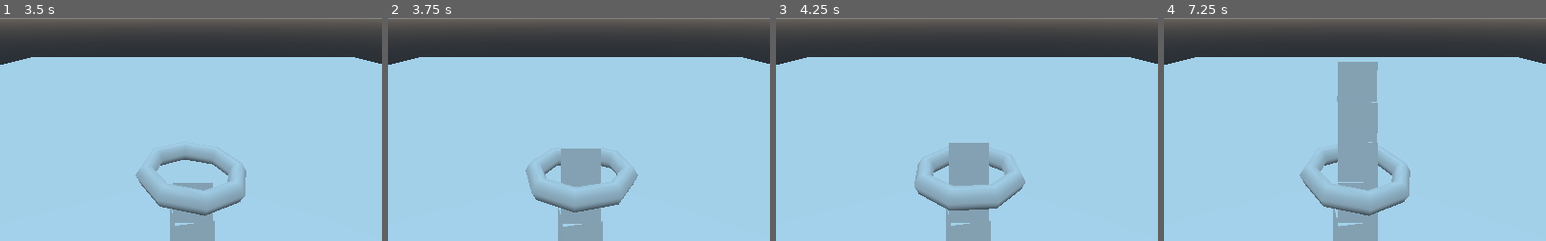
Above: before the commit, frames 1-4 (left to right).
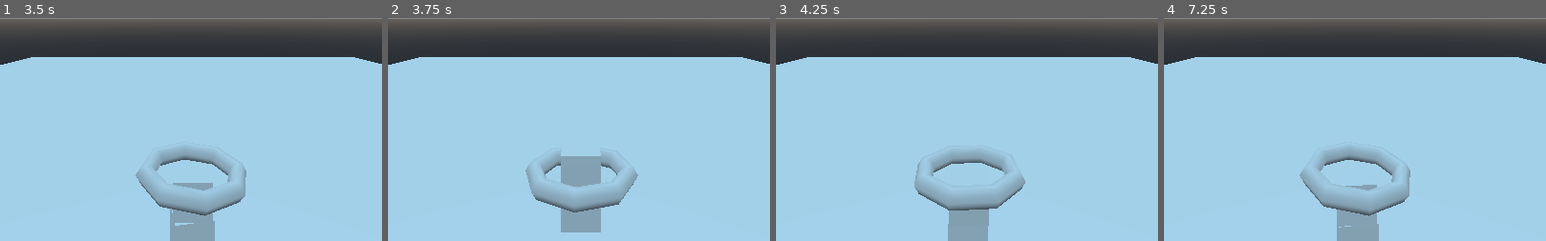
Above: after the commit, the same moments.

Repository: PandorasGit/P3-paroberts
Game: Godot game, scene res://World/World.tscn
Two runs of this game, one before a commit and one after it. Both use one fixed random seed, a clock stepped at 60 frames per second and the inputs below.
Inputs:
- Up to frame 1 (3.5 s): tap Enter at 0.5 s; hold D (yaw_right) 0.53-1.28 s; tap Space (shoot) every 0.75 s from 0.6 to 2.85 s; hold S (pitch_down) 1.28-2.03 s; hold D (yaw_right) 2.03-2.78 s; hold W (pitch_up) from 2.78 s (still down)
- Up to frame 2 (3.75 s): release W (pitch_up) at 3.53 s; hold A (yaw_left) from 3.53 s (still down); tap Space (shoot) at 3.6 s
- Up to frame 3 (4.25 s): keep holding A (yaw_left)
- Up to frame 4 (7.25 s): tap Space (shoot) at 4.35, 5, 5.1, 5.85, 6.6 s; release A (yaw_left) at 5.03 s; hold S (pitch_down) 5.03-5.78 s; hold D (yaw_right) 5.78-6.53 s; tap Enter at 6.5 s; hold W (pitch_up) from 6.53 s (still down)
The pictures show only the part of the screen within x 25-75%, y 50-100%; the shares and areas given below are measured in that part.

Frame 1 is identical in both runs. In frame 2, 0.9% of the frame differs, in the area x 44-57%, y 58-100%; in frame 3, 1.8%; in frame 4, 5.6%, in the area x 44-57%, y 19-100%.

Commit message:
Make projectiles despawn

Diff:
--- a/project/Projectile/Projectile.gd
+++ b/project/Projectile/Projectile.gd
@@ -7,3 +7,7 @@
 
 func _on_VisibilityNotifier_screen_exited():
 	queue_free()
+
+
+func _on_DespawnTimer_timeout():
+	queue_free()
--- a/project/Projectile/Projectile.tscn
+++ b/project/Projectile/Projectile.tscn
@@ -14,4 +14,9 @@
 
 [node name="VisibilityNotifier" type="VisibilityNotifier" parent="."]
 
+[node name="DespawnTimer" type="Timer" parent="."]
+wait_time = 3.0
+autostart = true
+
 [connection signal="screen_exited" from="VisibilityNotifier" to="." method="_on_VisibilityNotifier_screen_exited"]
+[connection signal="timeout" from="DespawnTimer" to="." method="_on_DespawnTimer_timeout"]
